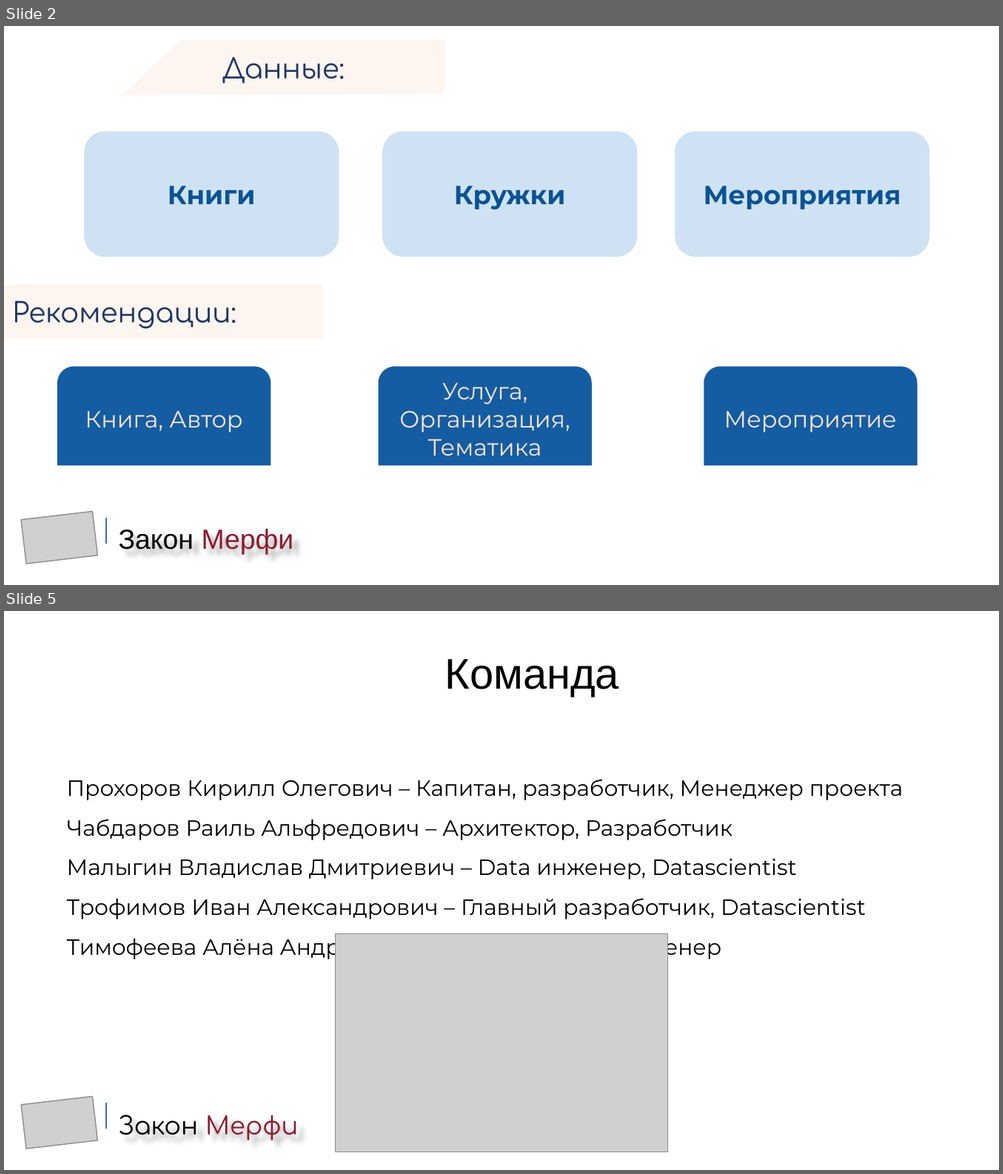
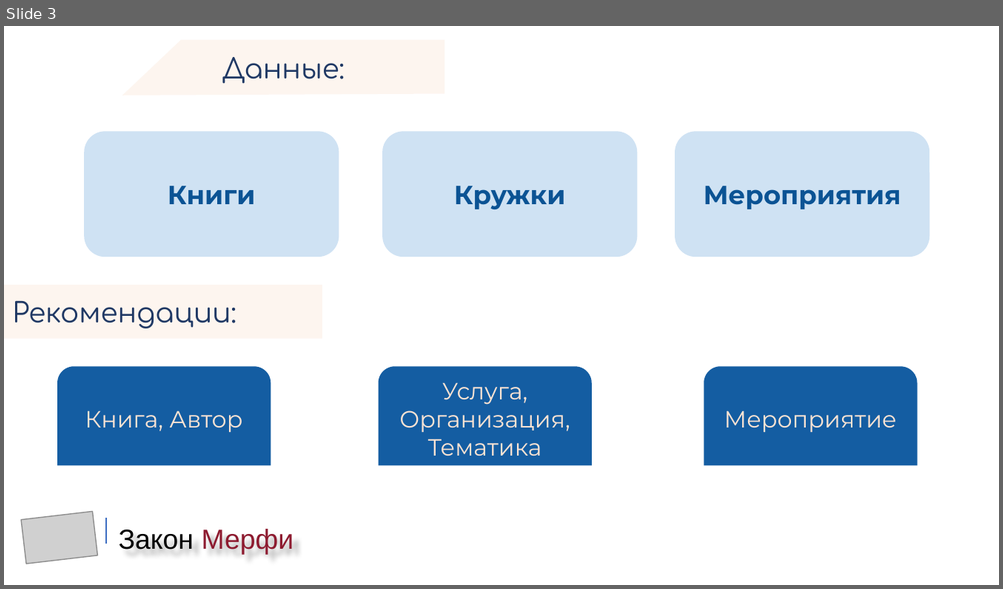
Before and after one commit to ninja-garden/hack2020.innoagency, a slide deck: преза_закон_мерфи_рекомендации.pptx. Shown one above the other, each under a label of ours: slides 2 and 5 before the commit, slide 3 after it; the slides between them are not shown. The pictures are 1003x1174 and 1003x589 pixels, drawn with LibreOffice and Linux fonts; fonts in the diff are those of the drawing; grey boxes stand for pictures; background and template pictures are left out. Boxes give left, top, right and bottom in pixels: in the first picture for what was removed or moved away, otherwise in the second. Text is boxed around its words. In the diff, an @@ line names an element or a change of style, - is before the commit and + after.

```diff
--- a/преза_закон_мерфи_рекомендации.pptx
+++ b/преза_закон_мерфи_рекомендации.pptx
@@ slide 5 removed at (4, 611, 999, 1170), background picture (left out) @@
@@ text removed at (37, 626, 108, 689) @@
-5
@@ text removed at (444, 659, 619, 698) @@
-Команда
@@ text removed at (67, 779, 902, 960) @@
-  Прохоров Кирилл Олегович – Капитан, разработчик, Менеджер проекта
-  Чабдаров Раиль Альфредович – Архитектор, Разработчик
-  Малыгин Владислав Дмитриевич – Data инженер, Datascientist
-  Трофимов Иван Александрович – Главный разработчик, Datascientist
-  Тимофеева Алёна Андреевна – Дизайнер, Data инженер
@@ picture removed at (336, 934, 667, 1153) @@
@@ picture removed at (22, 1096, 98, 1149) @@
@@ line removed from (106, 1103) to (106, 1129) @@
@@ title removed at (119, 1115, 298, 1141) @@
-Закон Мерфи
@@ what was slide 2 is now slide 3 @@
```
Also in this commit, not shown: 2 other slides changed, 5 slides added, 2 other slides removed, 1 other file.
